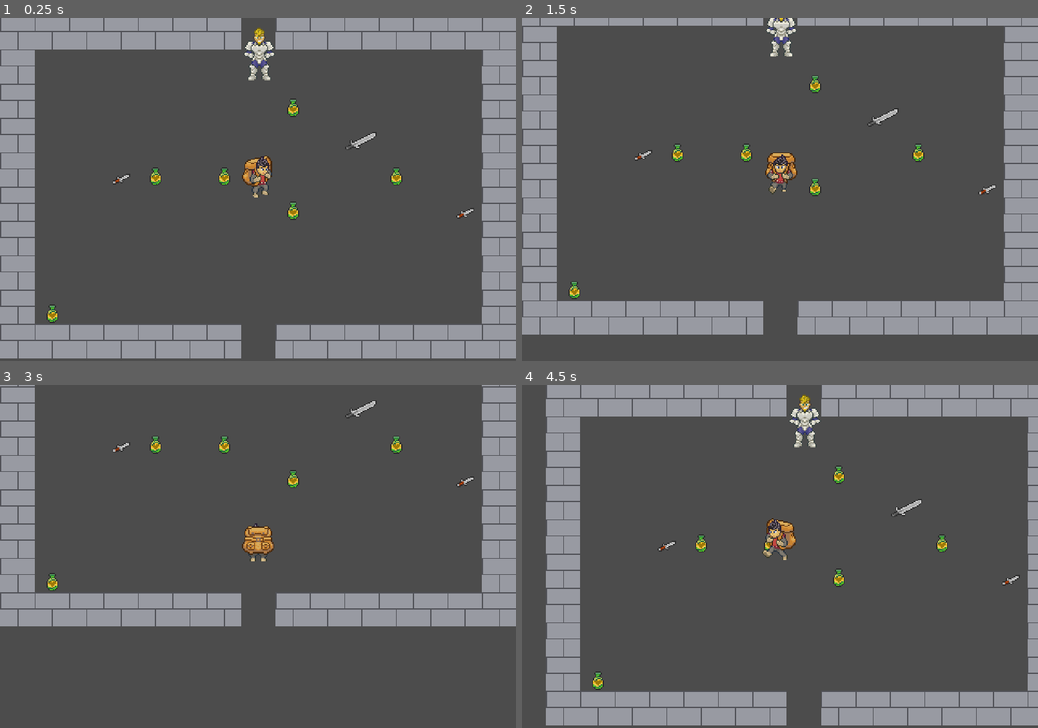
Above: before the commit, frames 1-4 (two rows, left to right).
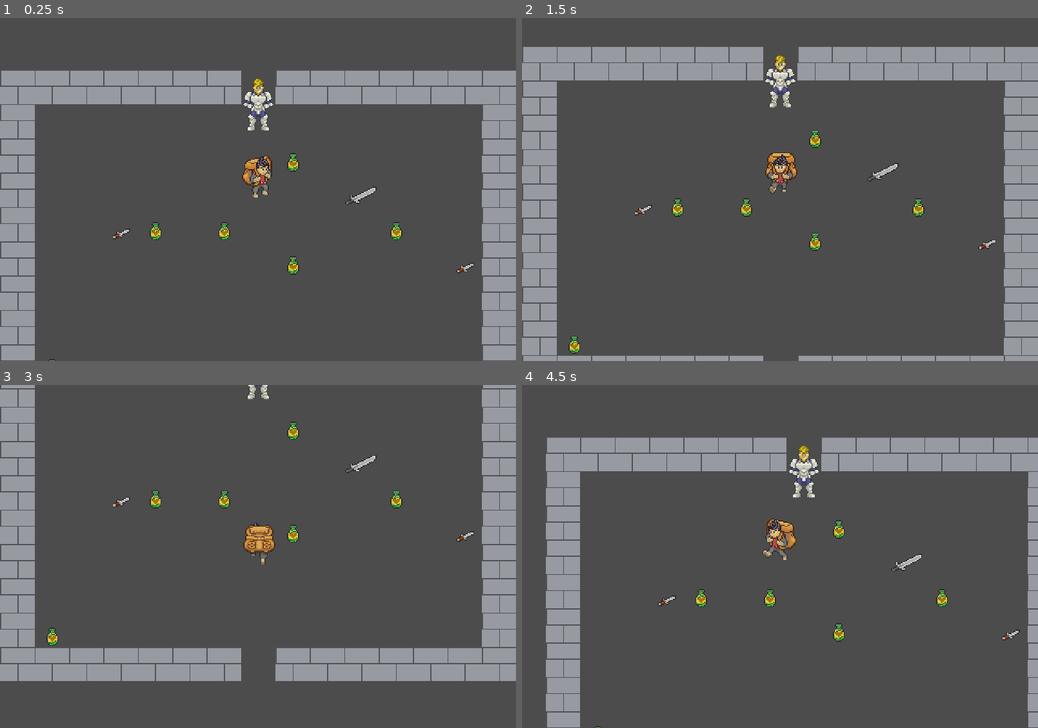
Above: after the commit, the same moments.

Repository: Steaf23/GWJ33
Game: Godot game, scene res://scenes/World.tscn
Same seed, same stepped clock (60 frames per second), same inputs: the game is played once before the commit and once after it.
Inputs (mouse positions are in pixels of both pictures, inside the frame that each line leads up to):
- Up to frame 1 (0.25 s): no input
- Up to frame 2 (1.5 s): tap Enter (ui_accept) at 0.5, 0.77, 1.25 s; move the mouse to (893, 172) at 0.52 s; hold D (ui_right) 0.53-1.28 s; hold E (open_bag) 0.53-1.28 s; click (893, 172) at 0.67 s; move the mouse to (676, 206) at 1.27 s; hold S (ui_down) from 1.28 s (still down); tap Space (pickup_item) at 1.35 s
- Up to frame 3 (3 s): tap Enter (ui_accept) at 1.52, 2.75 s; move the mouse to (309, 481) at 2.02 s; release S (ui_down) at 2.03 s; hold D (ui_right) 2.03-2.78 s; hold E (open_bag) 2.03-2.78 s; move the mouse to (232, 625) at 2.77 s; hold W (ui_up) from 2.78 s (still down); tap Space (pickup_item) at 2.85 s; click (232, 625) at 2.92 s
- Up to frame 4 (4.5 s): tap Enter (ui_accept) at 3.02, 3.77, 4.25 s; move the mouse to (934, 607) at 3.52 s; release W (ui_up) at 3.53 s; hold E (open_bag) 3.53-4.28 s; hold A (ui_left) from 3.53 s (still down); move the mouse to (625, 505) at 4.27 s; tap Space (pickup_item) at 4.35 s

The runs differ from the first frame. In frame 1, 28% of the frame differs, in the area x 0-100%, y 0-100%; in frame 2, 24%; in frame 3, 20%; in frame 4, 26%.

Commit message:
made a method that can force the player to move

Diff:
--- a/Godot/project.godot
+++ b/Godot/project.godot
@@ -29,8 +29,8 @@
 
 window/size/width=480
 window/size/height=320
-window/size/test_width=960
-window/size/test_height=640
+window/size/test_width=1440
+window/size/test_height=960
 window/stretch/mode="viewport"
 window/stretch/aspect="keep"
 
--- a/Godot/scenes/Dungeon.tscn
+++ b/Godot/scenes/Dungeon.tscn
@@ -11,10 +11,10 @@
 [node name="YSort" type="YSort" parent="."]
 
 [node name="Hero" parent="YSort" instance=ExtResource( 6 )]
-position = Vector2( 241, 52 )
+position = Vector2( 240, 48 )
 
 [node name="Player" parent="YSort" instance=ExtResource( 1 )]
-position = Vector2( 240, 163 )
+position = Vector2( 240, 112 )
 
 [node name="Room" parent="YSort" instance=ExtResource( 4 )]
 
--- a/Godot/scenes/TextBox.tscn
+++ b/Godot/scenes/TextBox.tscn
@@ -1,6 +1,6 @@
 [gd_scene load_steps=2 format=2]
 
-[ext_resource path="res://TextBox.gd" type="Script" id=1]
+[ext_resource path="res://scripts/TextBox.gd" type="Script" id=1]
 
 [node name="TextBox" type="Control"]
 anchor_right = 1.0
--- a/Godot/scripts/Dungeon.gd
+++ b/Godot/scripts/Dungeon.gd
@@ -1,7 +1,6 @@
 extends Node2D
 
 signal request_item_pickup(item)
-signal request_pickup()
 
 var time_up = false
 var current_room
@@ -25,6 +24,10 @@
 	if get_colliding_items().size() > 0:
 		var item = get_colliding_items()[0]
 		emit_signal("request_item_pickup", item)
+		return
+
+	if hero.get_player() != null:
+		force_next_room()
 
 func drop_item_from_player(ground_item):
 	if time_up:
@@ -54,17 +57,17 @@
 	for item in get_items():
 		item.blink()
 
+func force_next_room():
+	var tween = player.move_to(Vector2(240, player.position.y), .5)
+	yield(tween, "tween_completed")
+	player.move_to(Vector2(240, -16), 1)
+	pass
+
 # called when the player moves into a new room
 func start_next_room():
 #	roomManager.add_room()
 #	roomManager.fill_room(1)
 	pass
-
-func get_rooms():
-	return get_tree().get_nodes_in_group("rooms")
-
-func get_items():
-	return get_tree().get_nodes_in_group("items")
 
 # check if there is a wall at the position
 func is_valid_item_position(global_item_pos):
@@ -94,3 +97,9 @@
 		# set the position to offset of 16 , 16, to be in the middle of the tile
 		item.position = pos + Vector2(16, 16)
 		objectHolder.add_child(item)
+
+func get_rooms():
+	return get_tree().get_nodes_in_group("rooms")
+
+func get_items():
+	return get_tree().get_nodes_in_group("items")
--- a/Godot/scripts/Player.gd
+++ b/Godot/scripts/Player.gd
@@ -8,31 +8,67 @@
 onready var animationTree = $AnimationTree
 onready var animationState = animationTree.get("parameters/playback")
 
+var automoving = false
+var old_movedir = Vector2.ZERO
+
 func _ready():
 	animationTree.active = true
 
 func _process(delta):
 
-	var new_movedir = Vector2.ZERO
-	if Input.is_action_pressed("ui_left"):
-		new_movedir += Vector2.LEFT
-	if Input.is_action_pressed("ui_right"):
-		new_movedir += Vector2.RIGHT
-	if Input.is_action_pressed("ui_up"):
-		new_movedir += Vector2.UP
-	if Input.is_action_pressed("ui_down"):
-		new_movedir += Vector2.DOWN
+	if !automoving:
+		var new_movedir = Vector2.ZERO
+		if Input.is_action_pressed("ui_left"):
+			new_movedir += Vector2.LEFT
+		if Input.is_action_pressed("ui_right"):
+			new_movedir += Vector2.RIGHT
+		if Input.is_action_pressed("ui_up"):
+			new_movedir += Vector2.UP
+		if Input.is_action_pressed("ui_down"):
+			new_movedir += Vector2.DOWN
 
-	animationTree.set("parameters/Idle/blend_position", new_movedir)
-	animationTree.set("parameters/Move/blend_position", new_movedir)
+#		var old_movedir = Vector2.ZERO
+#		if Input.is_action_just_released("ui_left"):
+#			old_movedir += Vector2.LEFT
+#		if Input.is_action_just_released("ui_right"):
+#			old_movedir += Vector2.RIGHT
+#		if Input.is_action_just_released("ui_up"):
+#			old_movedir += Vector2.UP
+#		if Input.is_action_just_released("ui_down"):
+#			old_movedir += Vector2.DOWN
 
-	if new_movedir != Vector2.ZERO:
-		animationState.travel("Move")
-	else:
-		animationState.travel("Idle")
+		animationTree.set("parameters/Idle/blend_position", new_movedir)
+		animationTree.set("parameters/Move/blend_position", new_movedir)
 
-	move_and_slide(new_movedir * speed * delta)
+		if new_movedir != Vector2.ZERO:
+			# set the old_movedir to new_movedir
+			old_movedir = new_movedir
+			animationState.travel("Move")
+		else:
+			set_animation(old_movedir, "Idle")
+
+		move_and_slide(new_movedir * speed * delta)
+
 
 func _unhandled_key_input(event):
 	if event.is_action_pressed("pickup_item"):
 		emit_signal("request_pickup")
+
+func set_animation(facing: Vector2, animation: String):
+	animationTree.set("parameters/" + animation + "/blend_position", facing)
+	animationState.travel(animation)
+
+func move_to(pos, speed):
+	automoving = true
+	set_animation((pos - position).normalized(), "Move")
+	var tween = Tween.new()
+	tween.interpolate_property(self, "position",
+		position, pos, speed,
+		Tween.TRANS_LINEAR)
+	add_child(tween)
+	tween.start()
+	tween.connect("tween_completed", self, "on_automove_completed")
+	return tween
+
+func on_automove_completed(object, key):
+	automoving = false
Binary file changed: Godot/assets/sprites/SquireSpritesheet.png
Not shown, changed: Godot/roadblocks.txt
Renamed: Godot/TextBox.gd -> Godot/scripts/TextBox.gd
